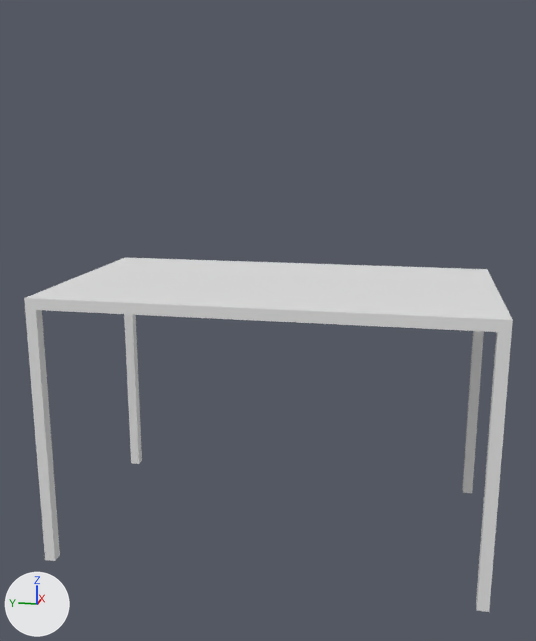
A saved change to the FBX model objects/desktopPau.fbx.
One viewpoint serves both versions: a 50 mm camera at (-2.048, -0.379, 1.149) aimed at (0.037, 0.038, 0.627). Every picture has the same lights, and +X, +Y and +Z are marked at lower left.

In view in the first picture: 'Desktop_Pau_1'.
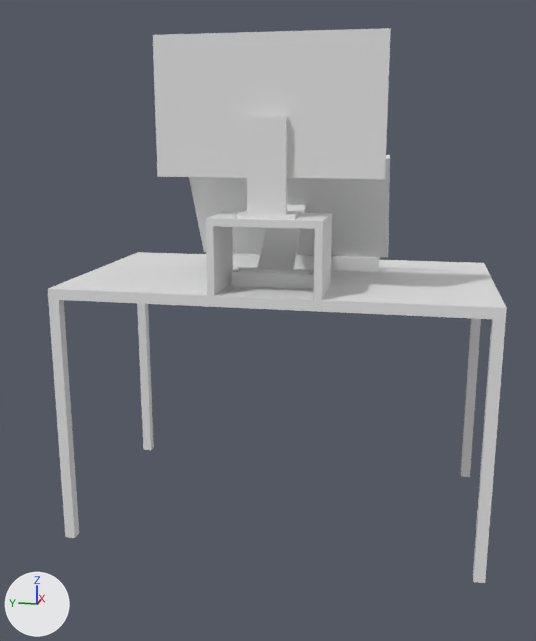
The change, as a list of edits to the scene's bpy script:
```text
Change me_cube_003:
    used by ob_desktop_pau_1; location = (-0.156, 0.0, 0.75)
    remove me_cube_003.from_pydata(...)  # 40 vertices, 30 faces; spans x -0.184..0.496, y -0.6..0.6, z -0.75..0.0
    add me_cube_003.from_pydata(...)  # 183 vertices, 138 faces; spans x -0.215..0.465, y -0.6..0.6, z 0.0..1.4
    me_cube_003 part 1: a new loose piece, a box spanning x -0.1815..-0.0815, y -0.075..0.075, z 0.95..0.96
    me_cube_003 part 2: the loose piece of 8 vertices spanning x -0.184..-0.154, y -0.6..-0.57, z -0.75..-0.03 is moved by (-0.031, 0.0, 0.75)
    me_cube_003 part 3: the loose piece of 8 vertices spanning x 0.466..0.496, y 0.57..0.6, z -0.75..-0.03 is moved by (-0.031, 0.0, 0.75)
    me_cube_003 part 4: the loose piece of 8 vertices spanning x -0.184..-0.154, y 0.57..0.6, z -0.75..-0.03 is moved by (-0.031, 0.0, 0.75)
    me_cube_003 part 5: a new loose piece, a box spanning x -0.079..-0.039, y -0.118..0.118, z 0.75..0.79
    me_cube_003 part 6: a new loose piece, a box spanning x 0.236..0.278, y -0.268..0.268, z 0.75..0.79
    me_cube_003 part 7: a new loose piece of 38 vertices spanning x -0.215..-0.015, y -0.15..0.15, z 0.75..0.95
    me_cube_003 part 8: a new loose piece of 34 vertices spanning x -0.073..-0.053, y -0.1..0.1, z 0.79..0.8
    me_cube_003 part 9: a new loose piece of 15 vertices spanning x -0.215..0.465, y -0.6..0.6, z 0.0..0.75
    me_cube_003 part 10
    16 vertices are removed from x -0.184..0.496, y -0.6..0.6, z -0.75..0.0
    12 faces are deleted
    me_cube_003 part 11
    30 vertices are added at x -0.177..0.278, y -0.295..0.295, z 0.786..1.4
    10 new vertices lie (0.02, 0.0, 0.0) away from vertices in x -0.177..-0.157, y -0.295..0.295, z 0.95..1.4
    32 new faces join them
Change ob_desktop_pau_1:
    ob_desktop_pau_1.location: (-0.156, 0.0, 0.75) -> (0.0, 0.0, 0.0)
```

Location of each change, [x1, y1, x2, y2] in pixels of the pictures (536 x 641 px; the box of a moved part takes in the faces that stretch with it):
'Desktop_Pau_1', reshaped, moved (6% narrower, 57% taller): before [24, 258, 513, 612]; after [48, 28, 507, 583]
part 1 of me_cube_003, added: after [237, 210, 301, 219]
part 2 of me_cube_003, moved or reshaped: before [476, 332, 512, 612]; after [473, 319, 506, 583]
part 3 of me_cube_003, moved or reshaped: before [124, 314, 142, 464]; after [137, 303, 154, 450]
part 4 of me_cube_003, moved or reshaped: before [25, 310, 60, 561]; after [48, 299, 79, 538]
part 5 of me_cube_003, added: after [232, 269, 314, 289]
part 6 of me_cube_003, added: after [233, 253, 380, 271]
part 7 of me_cube_003, added: after [206, 211, 332, 300]
part 8 of me_cube_003, added: after [238, 267, 311, 274]
part 9 of me_cube_003, added: after [48, 252, 507, 477]
part 10 of me_cube_003, deleted: before [24, 258, 513, 493]
part 11 of me_cube_003, added: after [153, 28, 391, 269]
